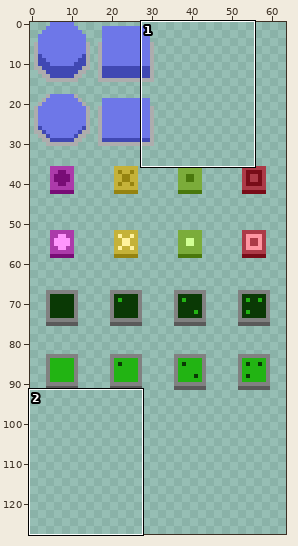
File history of a sprite sheet, textures/ioelements.png. Above, an overview of the earlier version with the close-up marked.
Close-up. First the earlier version:
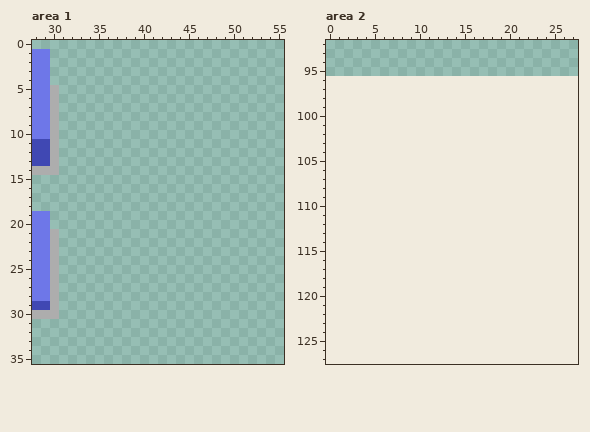
The file is 64x96 pixels. Colours within 5 levels of each other are drawn and written as one. Shown: area 1: x 28..55, y 0..35; area 2: x 0..27, y 92..127. The old version is drawn lined up with the new one, on the new canvas.
After the commit:
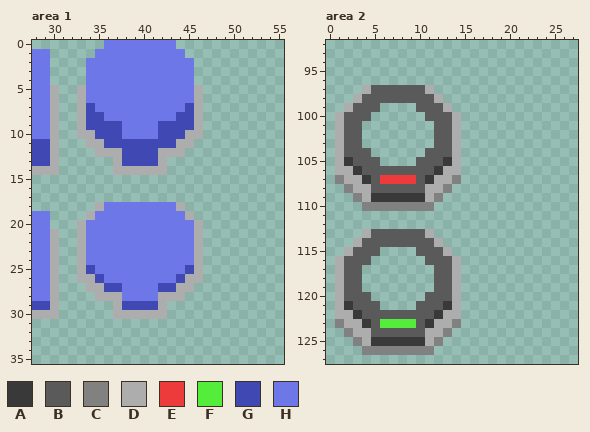
Palette (. is transparent): A #393939  B #5a5a5a  C #818181  D #adadad  E #ed3b3b  F #55ed3b  G #4048b3  H #6e77e8
The exact change:
canvas 64x96 -> 64x128
Area 1:
y 0: x 36..43 ........ -> HHHHHHHH
y 1: x 35..44 .......... -> HHHHHHHHHH
y 2..4: x 34..45 ............ -> HHHHHHHHHHHH
y 5..6: x 33..46 .............. -> DHHHHHHHHHHHHD
y 7: x 33..46 .............. -> DGHHHHHHHHHHGD
y 8: x 33..46 .............. -> DGGHHHHHHHHGGD
y 9: x 33..46 .............. -> DGGGGHHHHGGGGD
y 10: x 33..46 .............. -> DDGGGHHHHGGGDD
y 11: x 34..45 ............ -> DDGGGGGGGGDD
y 12: x 35..44 .......... -> DDDGGGGDDD
y 13: x 37..42 ...... -> DGGGGD
y 14: x 37..42 ...... -> DDDDDD
y 18: x 35..44 .......... -> DHHHHHHHHD
y 19: x 34..45 ............ -> DHHHHHHHHHHD
y 20..24: x 33..46 .............. -> DHHHHHHHHHHHHD
y 25: x 33..46 .............. -> DGHHHHHHHHHHGD
y 26: x 33..46 .............. -> DDGHHHHHHHHGDD
y 27: x 34..45 ............ -> DDGGHHHHGGDD
y 28: x 35..44 .......... -> DDDHHHHDDD
y 29: x 37..42 ...... -> DGGGGD
y 30: x 37..42 ...... -> DDDDDD
Area 2:
y 97: x 4..11 ........ -> DBBBBBBD
y 98: x 3..12 .......... -> DBBBBBBBBD
y 99: x 2..5 .... -> DBBB; x 10..13 .... -> BBBD
y 100: x 1..4 .... -> DBBB; x 11..14 .... -> BBBD
y 101..103: x 1..3 ... -> DBB; x 12..14 ... -> BBD
y 104: x 1..4 .... -> DBBB; x 11..14 .... -> BBBD
y 105: x 1..5 ..... -> DABBB; x 10..14 ..... -> BBBAD
y 106: x 1..14 .............. -> DDABBBBBBBBADD
y 107: x 1..14 .............. -> CDDABEEEEBADDC
y 108: x 2..13 ............ -> CDDBBBBBBDDC
y 109: x 3..12 .......... -> CDAAAAAADC
y 110: x 4..11 ........ -> CCCCCCCC
y 113: x 4..11 ........ -> DBBBBBBD
y 114: x 3..12 .......... -> DBBBBBBBBD
y 115: x 2..5 .... -> DBBB; x 10..13 .... -> BBBD
y 116: x 1..4 .... -> DBBB; x 11..14 .... -> BBBD
y 117..119: x 1..3 ... -> DBB; x 12..14 ... -> BBD
y 120: x 1..4 .... -> DBBB; x 11..14 .... -> BBBD
y 121: x 1..5 ..... -> DABBB; x 10..14 ..... -> BBBAD
y 122: x 1..14 .............. -> DDABBBBBBBBADD
y 123: x 1..14 .............. -> CDDABFFFFBADDC
y 124: x 2..13 ............ -> CDDBBBBBBDDC
y 125: x 3..12 .......... -> CDAAAAAADC
y 126: x 4..11 ........ -> CCCCCCCC
Pixel boxes of the changes (left, top, right, bottom) in both close-ups:
added: (77, 40, 203, 175)
added: (77, 202, 203, 319)
added: (335, 85, 461, 355)
